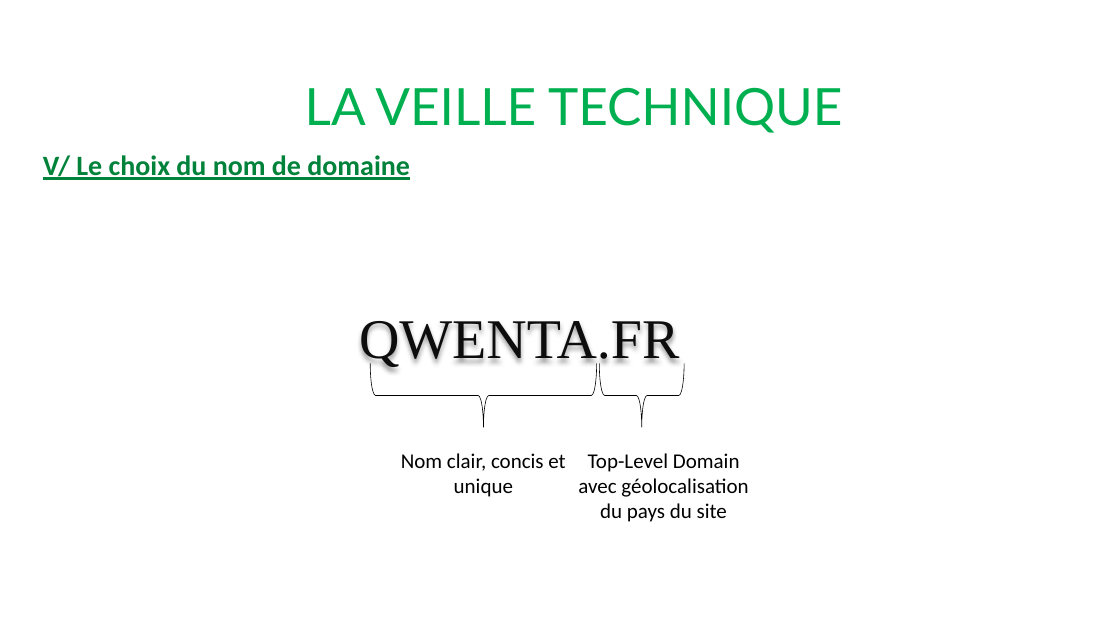
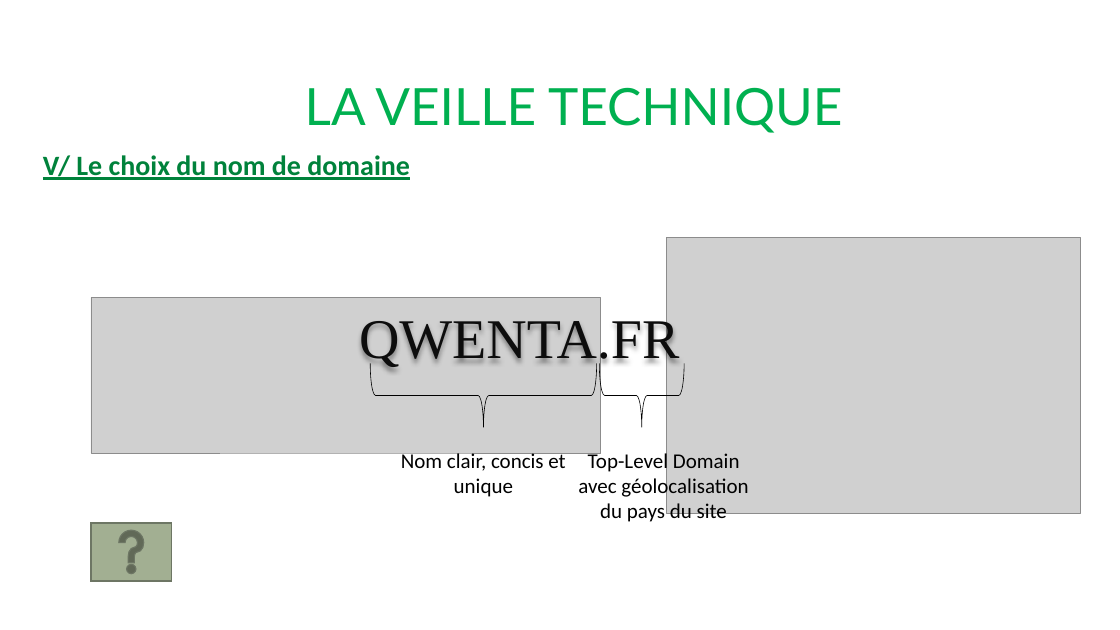
Before and after one commit to VinceDS99/Projet-4-Qwenta, a slide deck: slide 8 of Veille technique - Qwenta.pptx (slide 9 before the commit). Drawn at 1120x630 pixels with LibreOffice and Linux fonts; fonts in the diff are those of the drawing; grey boxes stand for pictures. Boxes give left, top, right and bottom in pixels: in the first picture for what was removed or moved away, otherwise in the second. Text is boxed around its words. In the diff, an @@ line names an element or a change of style, - is before the commit and + after.

```diff
--- a/Veille technique - Qwenta.pptx
+++ b/Veille technique - Qwenta.pptx
@@ picture added at box(667, 237, 1081, 513) @@
@@ picture added at box(91, 297, 601, 453) @@
@@ action button help added at box(91, 523, 171, 581), fill #A2AF92, outline #6D7665 1 pt @@
```
Also in this commit, not shown: 1 other slide changed, 1 slide removed, 4 other files.
